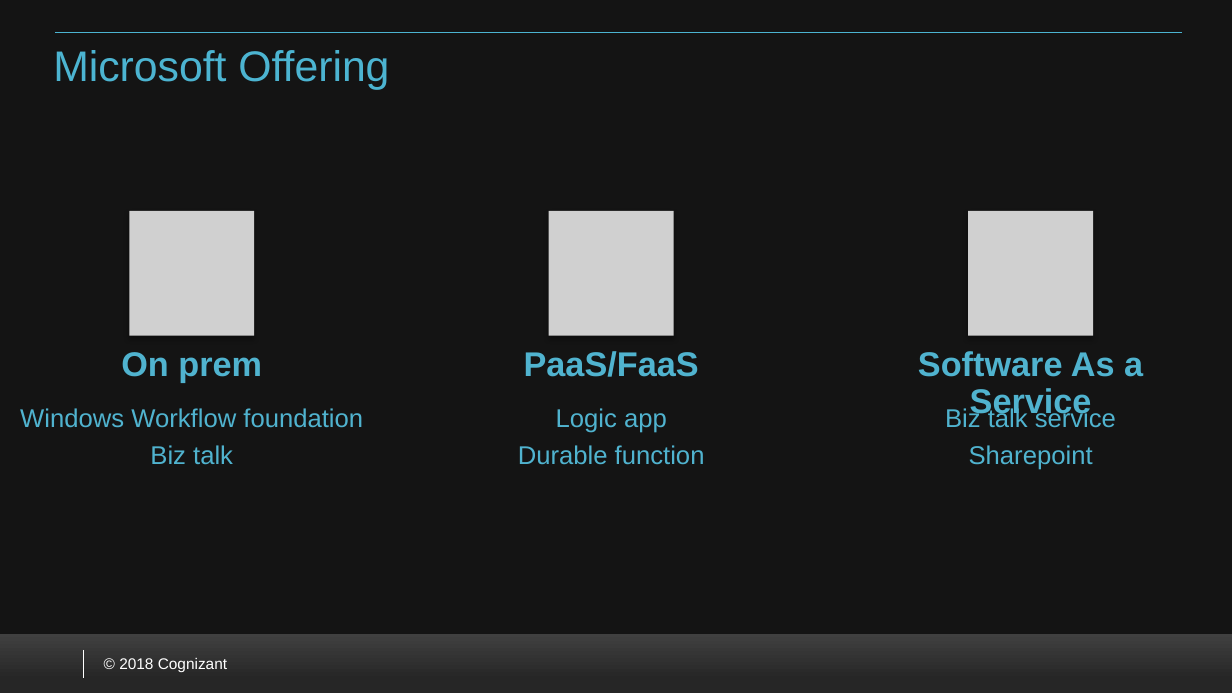
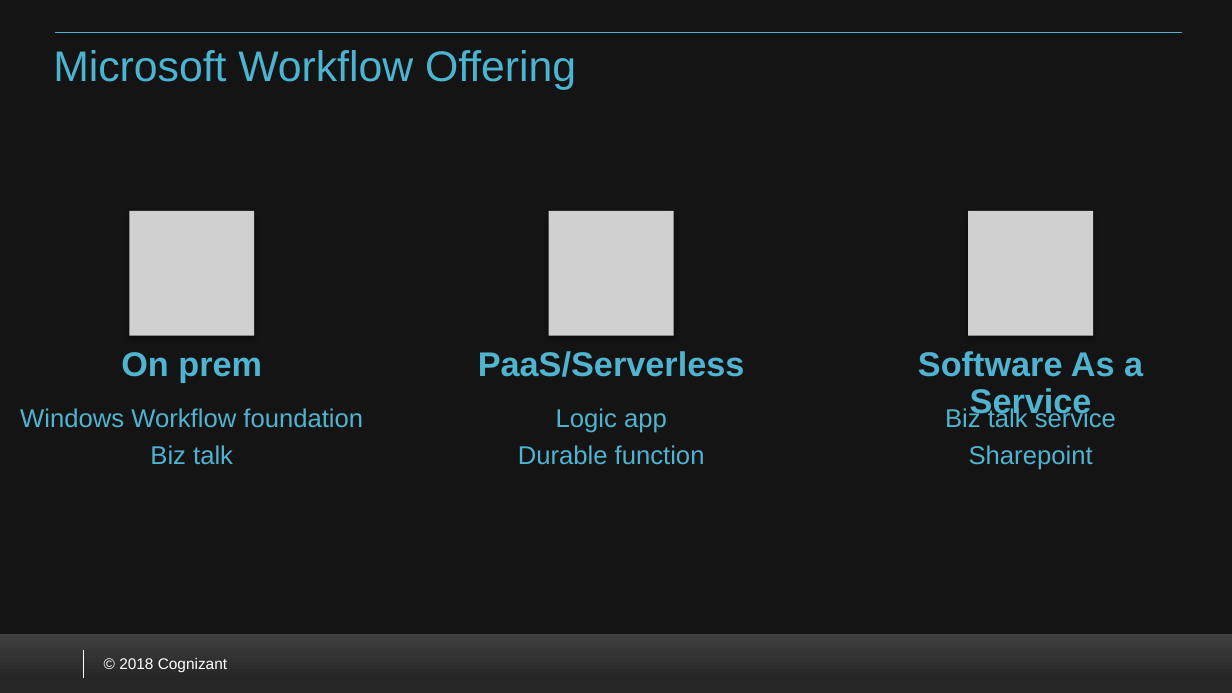
Before and after one commit to VenkateshSrini/MyDocuments, a slide deck: slide 18 of Azurefunction 2.0.pptx. Drawn at 1232x693 pixels with LibreOffice and Linux fonts; fonts in the diff are those of the drawing; grey boxes stand for pictures; background and template pictures are left out. Boxes give left, top, right and bottom in pixels: in the first picture for what was removed or moved away, otherwise in the second. Text is boxed around its words. In the diff, an @@ line names an element or a change of style, - is before the commit and + after.

```diff
--- a/Azurefunction 2.0.pptx
+++ b/Azurefunction 2.0.pptx
@@ title at (x1=53, y1=50, x2=576, y2=90): text changed @@
-Microsoft Offering
+Microsoft Workflow Offering
@@ text at (x1=478, y1=351, x2=745, y2=377): text changed @@
-PaaS/FaaS
+PaaS/Serverless
```
Also in this commit, not shown: 3 other slides changed.
